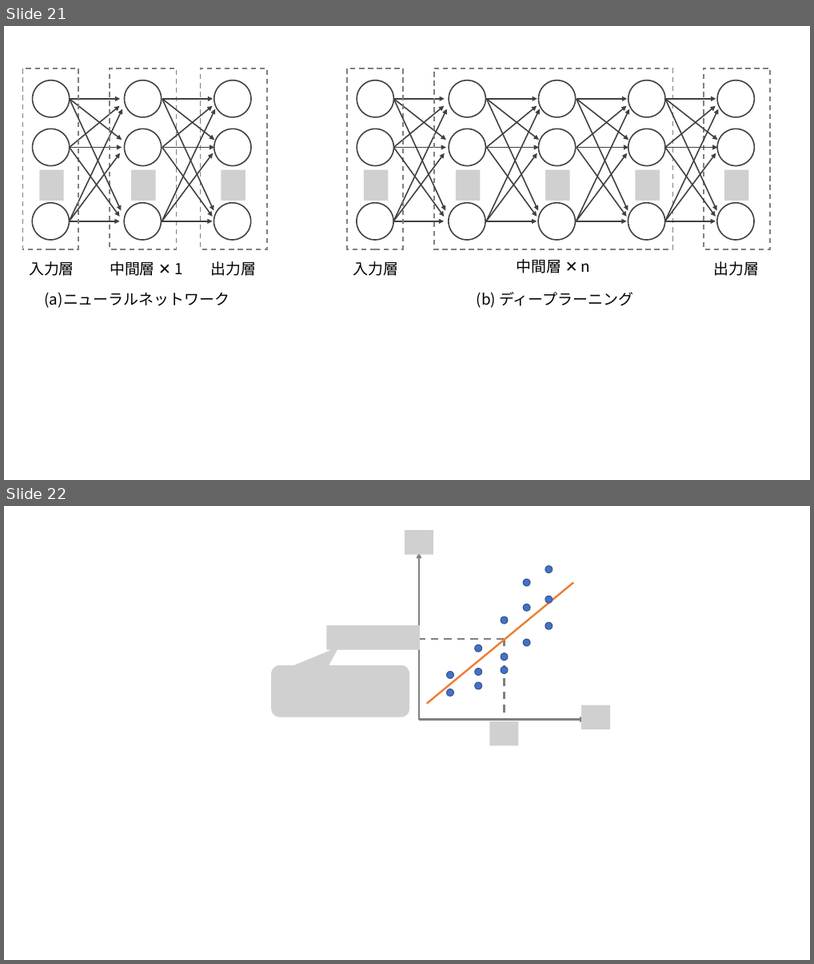
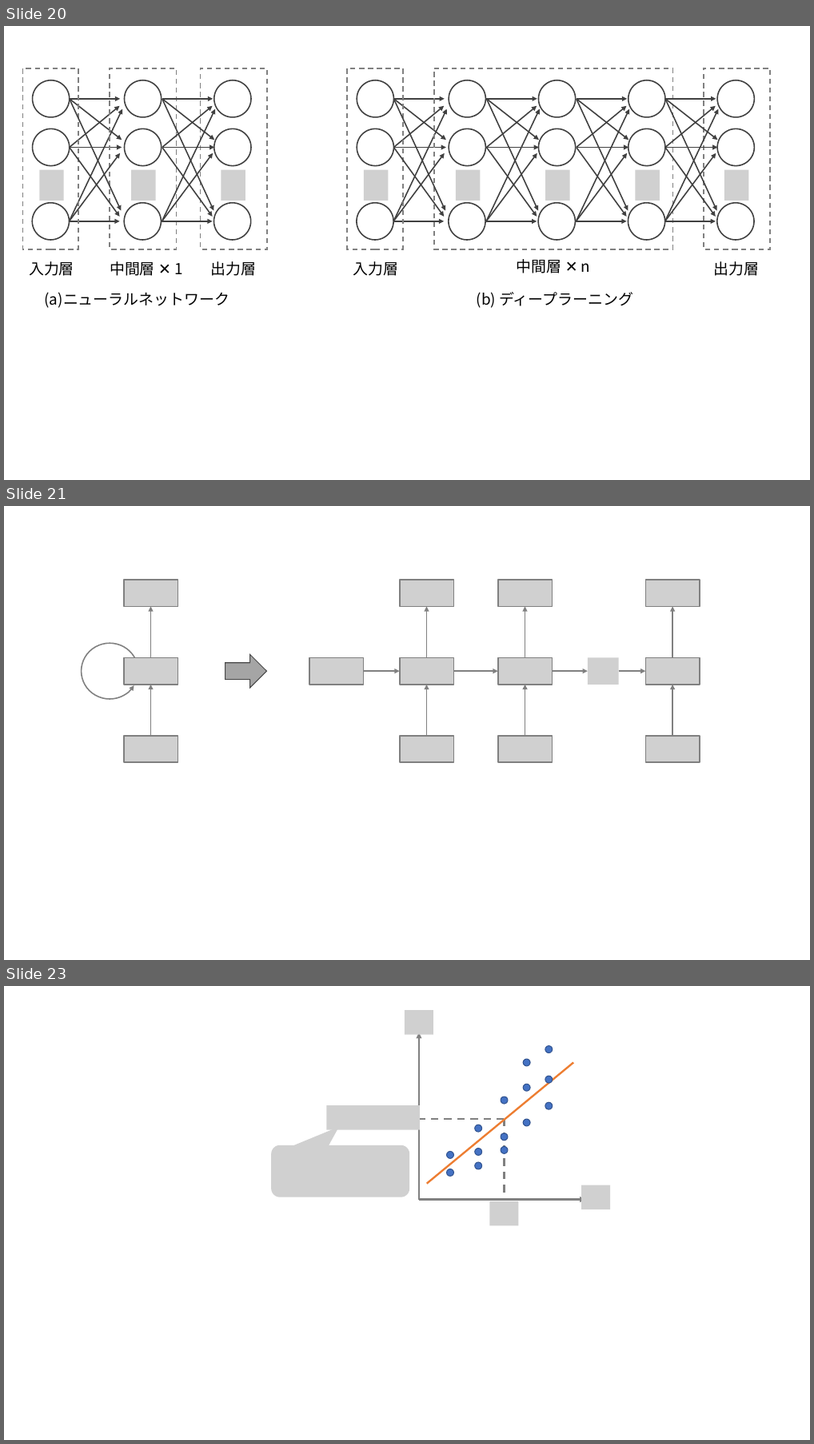
Before and after one commit to michihito-ando/econome_ml_with_R, a slide deck: Others/figure.pptx. Shown one above the other, each under a label of ours: slides 21 and 22 before the commit, slides 20, 21 and 23 after it; the slides between them are not shown. The pictures are 814x964 and 814x1444 pixels, drawn with LibreOffice and Linux fonts; fonts in the diff are those of the drawing; grey boxes stand for pictures. Boxes give left, top, right and bottom in pixels: in the first picture for what was removed or moved away, otherwise in the second. Text is boxed around its words. In the diff, an @@ line names an element or a change of style, - is before the commit and + after.

```diff
--- a/Others/figure.pptx
+++ b/Others/figure.pptx
@@ slide 21 added at bbox=[4, 506, 810, 960], background #FFFFFF @@
@@ picture added at bbox=[400, 580, 454, 607] @@
@@ picture added at bbox=[498, 580, 552, 607] @@
@@ picture added at bbox=[646, 580, 700, 607] @@
@@ arrow added from (427, 658) to (427, 607), #808080 1.5 pt @@
@@ arrow added from (526, 658) to (526, 607), #808080 1.5 pt @@
@@ arrow added from (673, 658) to (673, 607), #808080 1.5 pt @@
@@ right arrow added at bbox=[226, 654, 266, 688], fill #A5A5A5, outline #484848 1 pt @@
@@ picture added at bbox=[310, 658, 363, 684] @@
@@ arrow added from (363, 671) to (400, 671), #808080 1.5 pt @@
@@ picture added at bbox=[400, 658, 454, 684] @@
@@ arrow added from (454, 671) to (498, 671), #808080 1.5 pt @@
@@ picture added at bbox=[498, 658, 552, 684] @@
@@ arrow added from (553, 671) to (588, 671), #808080 1.5 pt @@
@@ picture added at bbox=[588, 658, 618, 684] @@
@@ arrow added from (619, 671) to (646, 671), #808080 1.5 pt @@
@@ picture added at bbox=[646, 658, 700, 684] @@
@@ group added at bbox=[82, 580, 178, 763]: 3 pictures, 2 arrows, 1 arc (boxed as its full ellipse) @@
@@ arrow added from (427, 736) to (427, 684), #808080 1.5 pt @@
@@ arrow added from (526, 736) to (526, 684), #808080 1.5 pt @@
@@ arrow added from (673, 736) to (673, 684), #808080 1.5 pt @@
@@ picture added at bbox=[400, 736, 454, 763] @@
@@ picture added at bbox=[498, 736, 552, 763] @@
@@ picture added at bbox=[646, 736, 700, 763] @@
@@ what was slide 21 is now slide 20 @@
@@ what was slide 22 is now slide 23 @@
```
Also in this commit, not shown: 1 slide changed, 9 other slides added, 1 slide removed, 3 other files.
